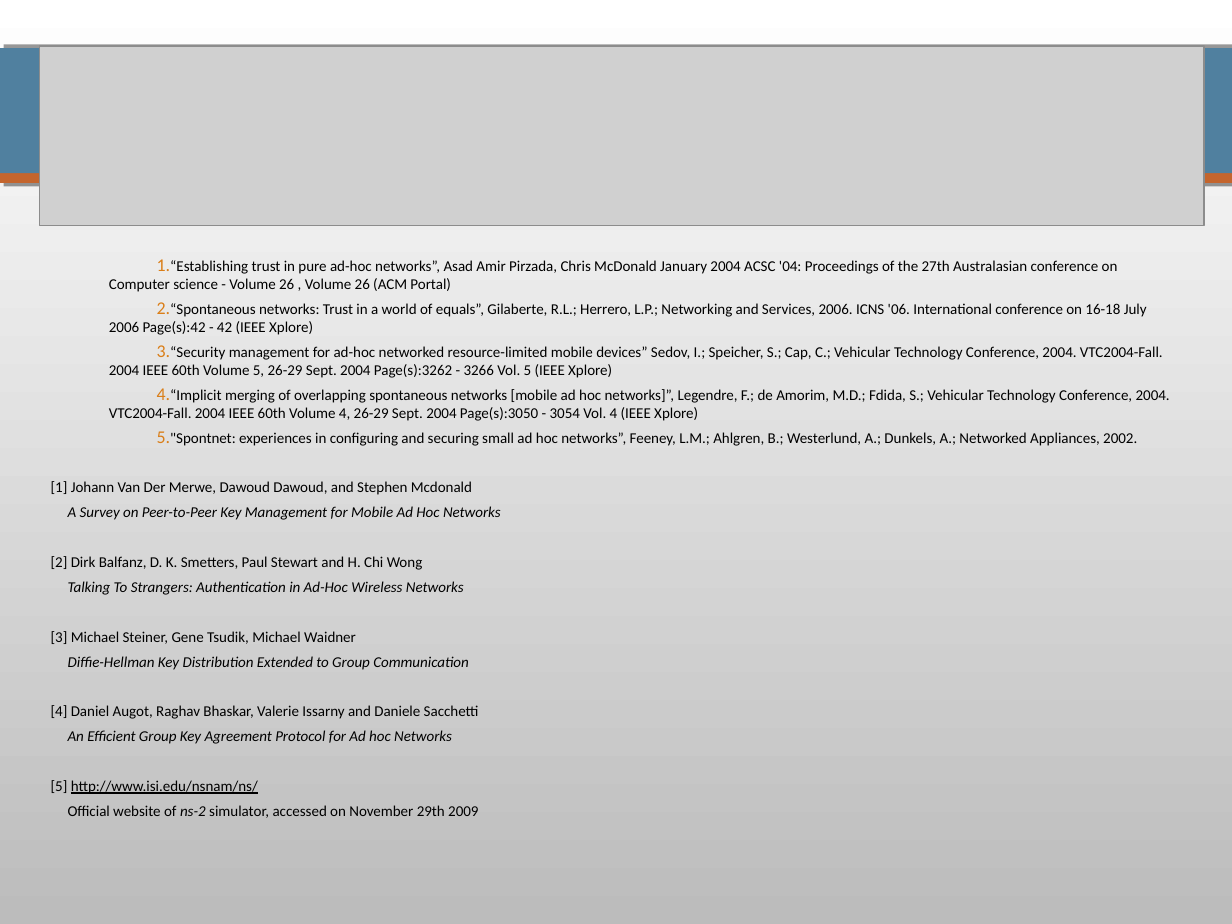
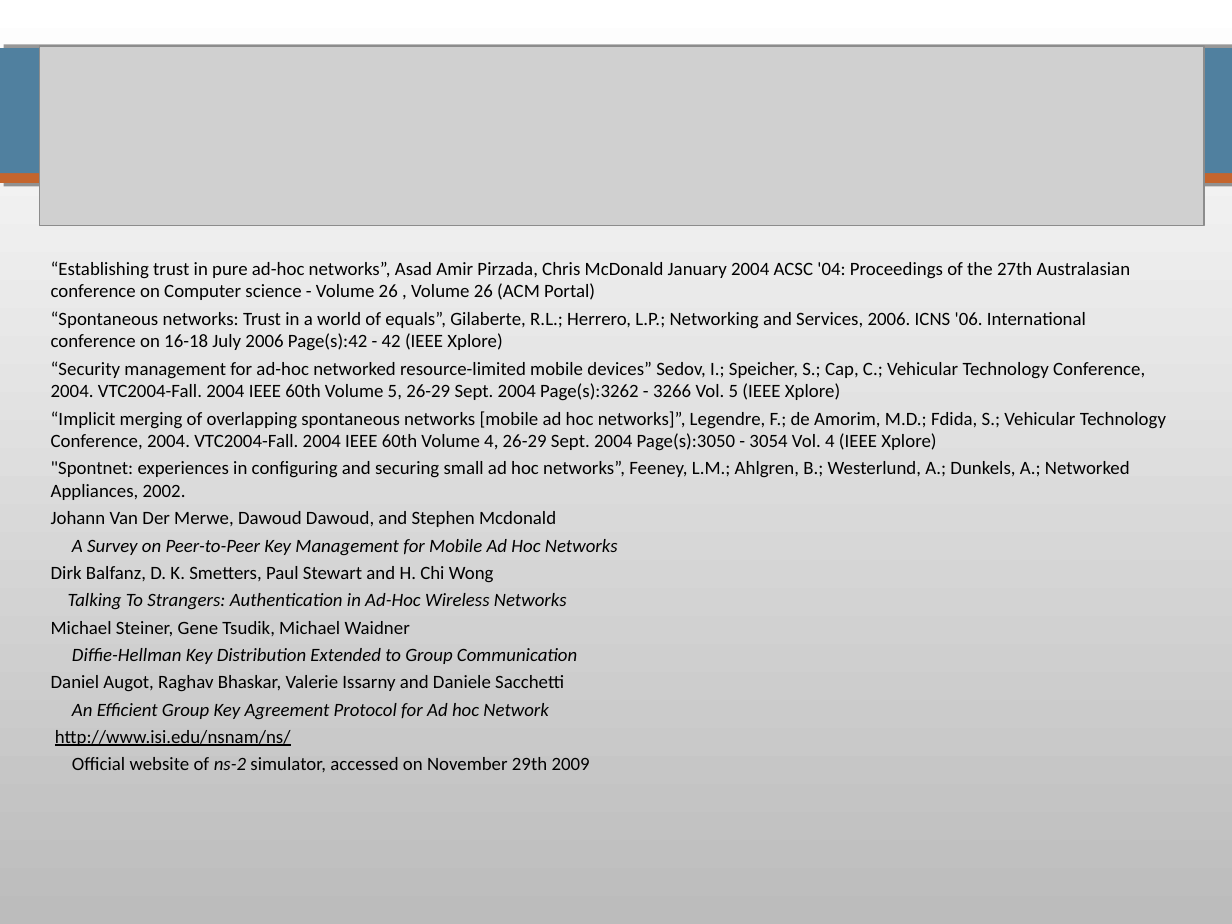
Before and after one commit to pierrealauzet/skemasnet, a slide deck: slide 24 of 4_implementation/CS642_Skemasnet_implementation.ppt (slide 23 before the commit). Drawn at 1232x924 pixels with LibreOffice and Linux fonts; fonts in the diff are those of the drawing; grey boxes stand for pictures. Boxes give left, top, right and bottom in pixels: in the first picture for what was removed or moved away, otherwise in the second. Text is boxed around its words. In the diff, an @@ line names an element or a change of style, - is before the commit and + after.

```diff
--- a/4_implementation/CS642_Skemasnet_implementation.ppt
+++ b/4_implementation/CS642_Skemasnet_implementation.ppt
@@ text at <box>51,261,1166,772</box>: size 8.8 to 11 pt in "“Establishing trust in pure ad-hoc networks”, Asad ...", "“Spontaneous networks: Trust in a world of ...", "“Security management for ad-hoc networked resource-limited m ...", "“Implicit merging of overlapping spontaneous networks [mobil ..." and 5 more places; bullet 1. to none; less space between paragraphs @@
@@ text at <box>51,511,556,527</box>: text changed; size 8.8 to 11 pt @@
-[1] Johann Van Der Merwe, Dawoud Dawoud, and Stephen Mcdonald
+Johann Van Der Merwe, Dawoud Dawoud, and Stephen Mcdonald
@@ text at <box>51,566,494,583</box>: text changed; size 8.8 to 11 pt @@
-[2] Dirk Balfanz, D. K. Smetters, Paul Stewart and H. Chi Wong
+Dirk Balfanz, D. K. Smetters, Paul Stewart and H. Chi Wong
@@ text at <box>51,621,410,636</box>: text changed; size 8.8 to 11 pt @@
-[3] Michael Steiner, Gene Tsudik, Michael Waidner
+Michael Steiner, Gene Tsudik, Michael Waidner
@@ text at <box>51,675,564,746</box>: text changed; size 8.8 to 11 pt @@
-[4] Daniel Augot, Raghav Bhaskar, Valerie Issarny and Daniele Sacchetti
-An Efficient Group Key Agreement Protocol for Ad hoc Networks
-[5] http://www.isi.edu/nsnam/ns/
+Daniel Augot, Raghav Bhaskar, Valerie Issarny and Daniele Sacchetti
+An Efficient Group Key Agreement Protocol for Ad hoc Network
+http://www.isi.edu/nsnam/ns/
```
Also in this commit, not shown: 4 other slides changed, 8 slides added, 7 slides removed, 1 other file.
